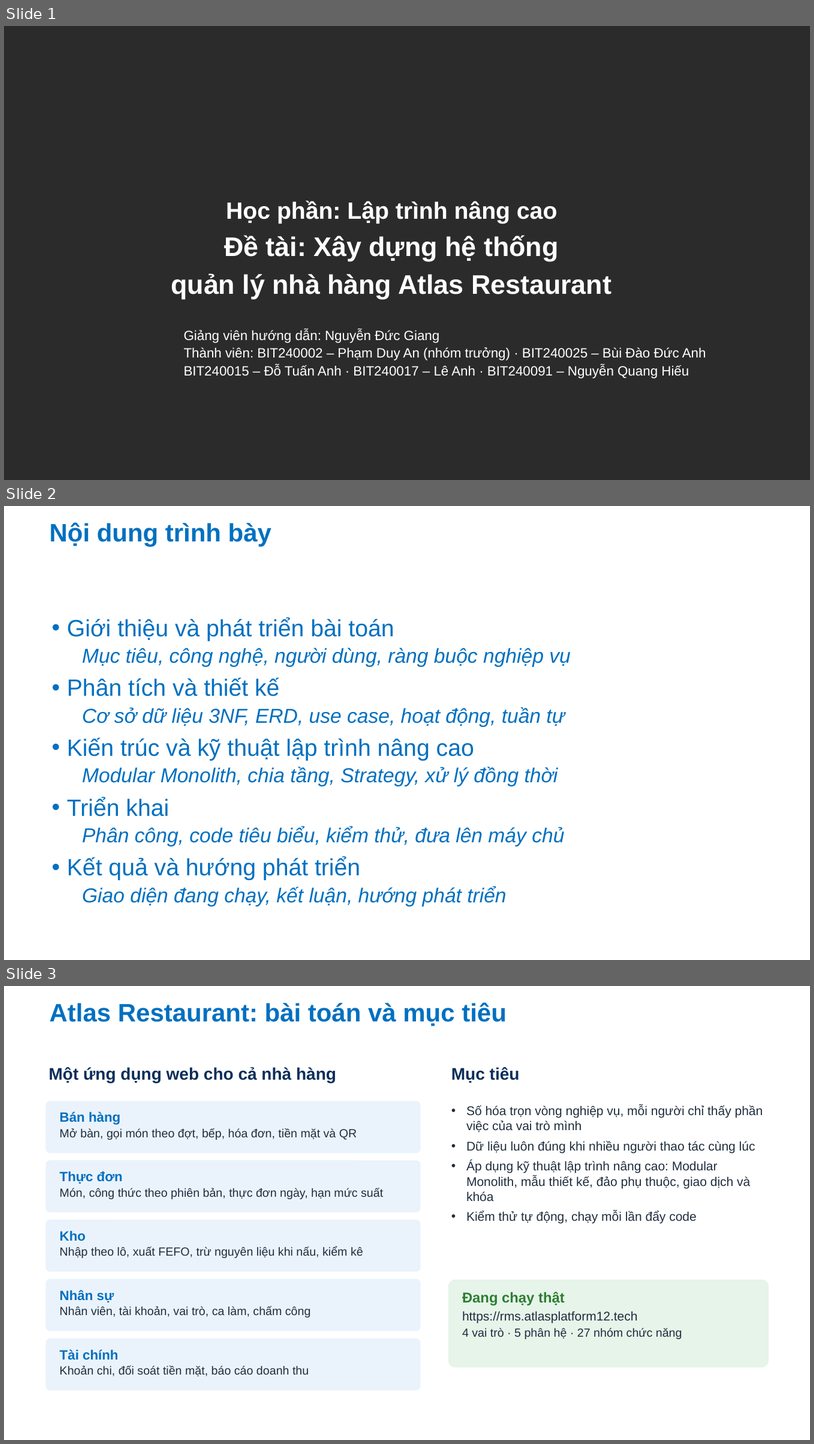
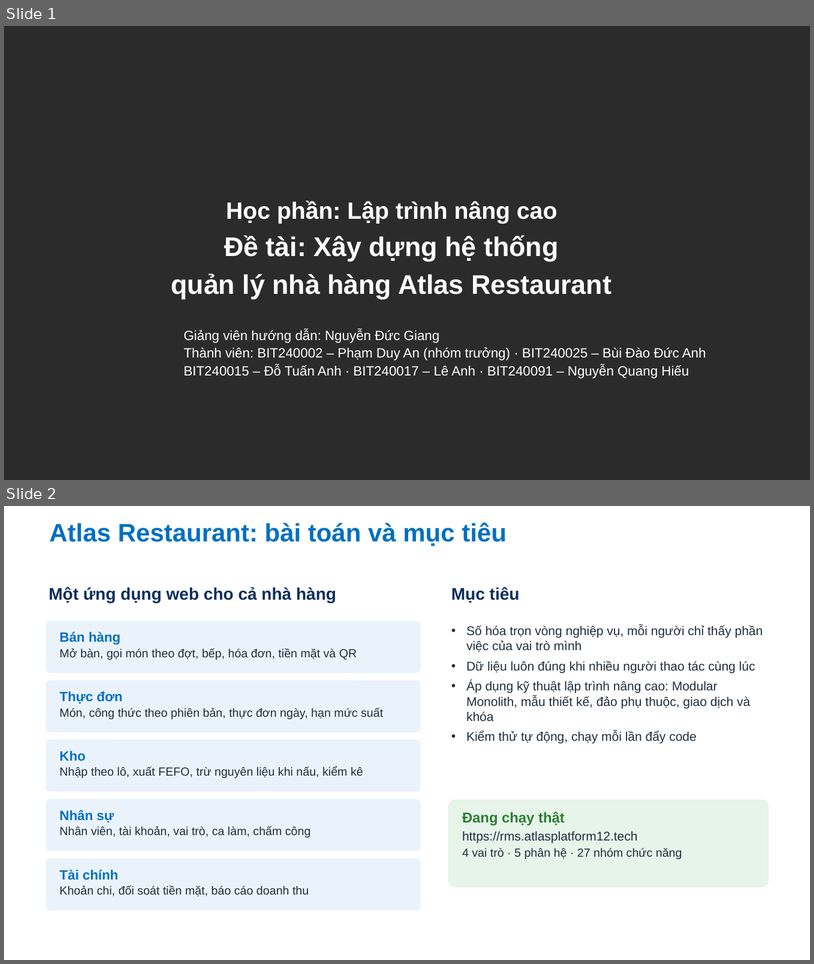
Before and after one commit to Anpham120/restaurant-management-system, a slide deck: docs/bao-cao-ltnc/Slide_LapTrinhNangCao_AtlasRestaurant.pptx. Shown one above the other, each under a label of ours: slides 1, 2 and 3 before the commit, slides 1 and 2 after it. The pictures are 814x1444 and 814x964 pixels, drawn with LibreOffice and Linux fonts; fonts in the diff are those of the drawing; background and template pictures are left out; a plain dark background stands for a picture behind light text. Boxes give left, top, right and bottom in pixels: in the first picture for what was removed or moved away, otherwise in the second. Text is boxed around its words. In the diff, an @@ line names an element or a change of style, - is before the commit and + after.

```diff
--- a/docs/bao-cao-ltnc/Slide_LapTrinhNangCao_AtlasRestaurant.pptx
+++ b/docs/bao-cao-ltnc/Slide_LapTrinhNangCao_AtlasRestaurant.pptx
@@ slide 2 removed at (4, 506, 810, 960), background #FFFFFF @@
@@ title removed at (50, 522, 272, 547) @@
-Nội dung trình bày
@@ text removed at (67, 618, 570, 906) @@
-• Giới thiệu và phát triển bài toán
-  Mục tiêu, công nghệ, người dùng, ràng buộc nghiệp vụ
-• Phân tích và thiết kế
-  Cơ sở dữ liệu 3NF, ERD, use case, hoạt động, tuần tự
-• Kiến trúc và kỹ thuật lập trình nâng cao
-  Modular Monolith, chia tầng, Strategy, xử lý đồng thời
-• Triển khai
-  Phân công, code tiêu biểu, kiểm thử, đưa lên máy chủ
-• Kết quả và hướng phát triển
-  Giao diện đang chạy, kết luận, hướng phát triển
@@ what was slide 3 is now slide 2 @@
```
Also in this commit, not shown: 2 slides changed, 6 other slides removed, 1 other file.
